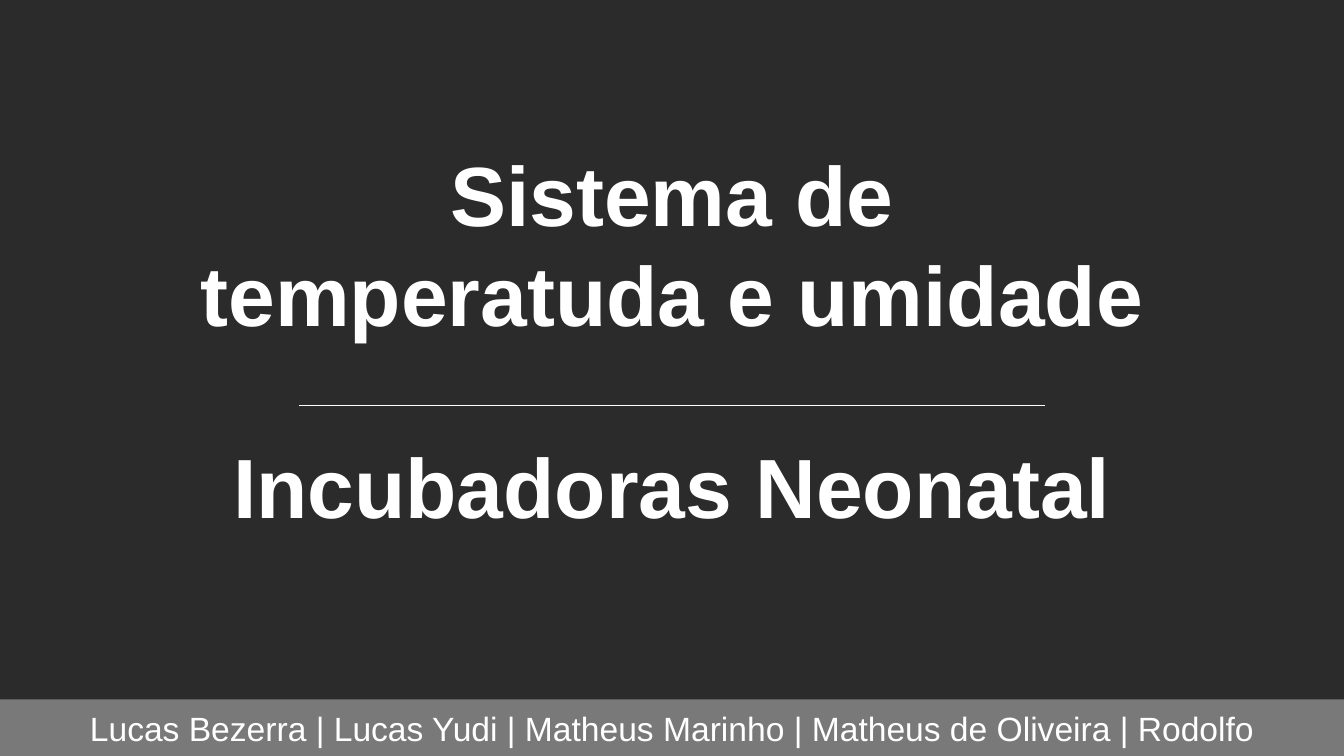
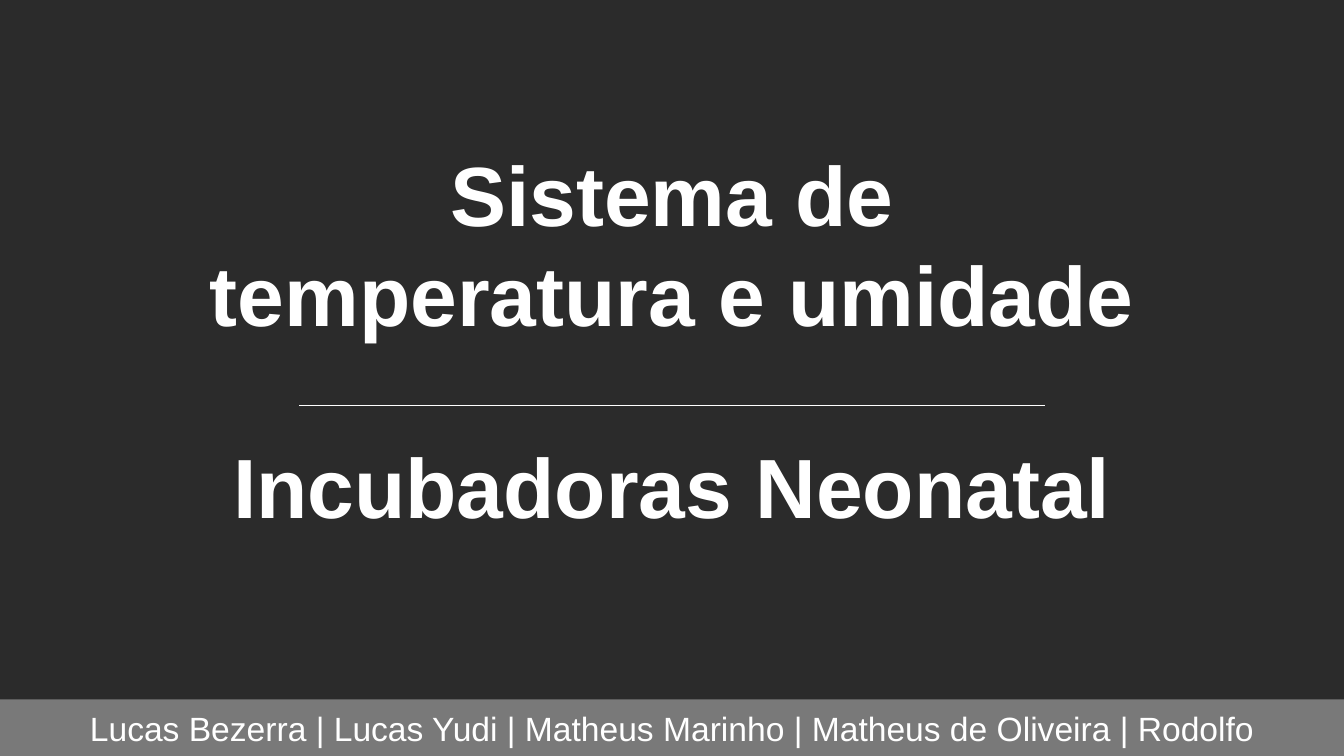
Before and after one commit to YudiG12/grupo-bandtec, a slide deck: slide 1 of Professora Marise/Arquitetura incubadora.pptx. Drawn at 1344x756 pixels with LibreOffice and Linux fonts; fonts in the diff are those of the drawing; background and template pictures are left out; a plain dark background stands for a picture behind light text. Boxes give left, top, right and bottom in pixels: in the first picture for what was removed or moved away, otherwise in the second. Text is boxed around its words. In the diff, an @@ line names an element or a change of style, - is before the commit and + after.

```diff
--- a/Professora Marise/Arquitetura incubadora.pptx
+++ b/Professora Marise/Arquitetura incubadora.pptx
@@ text at (210, 165, 1133, 342): text changed @@
-Sistema de temperatuda e umidade
+Sistema de temperatura e umidade
```
Also in this commit, not shown: 5 other files.
